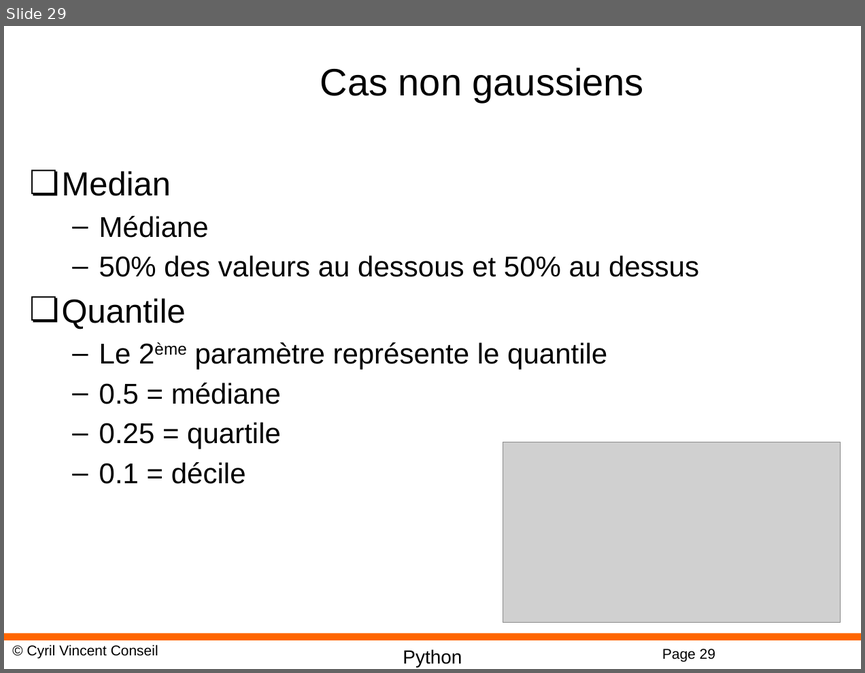
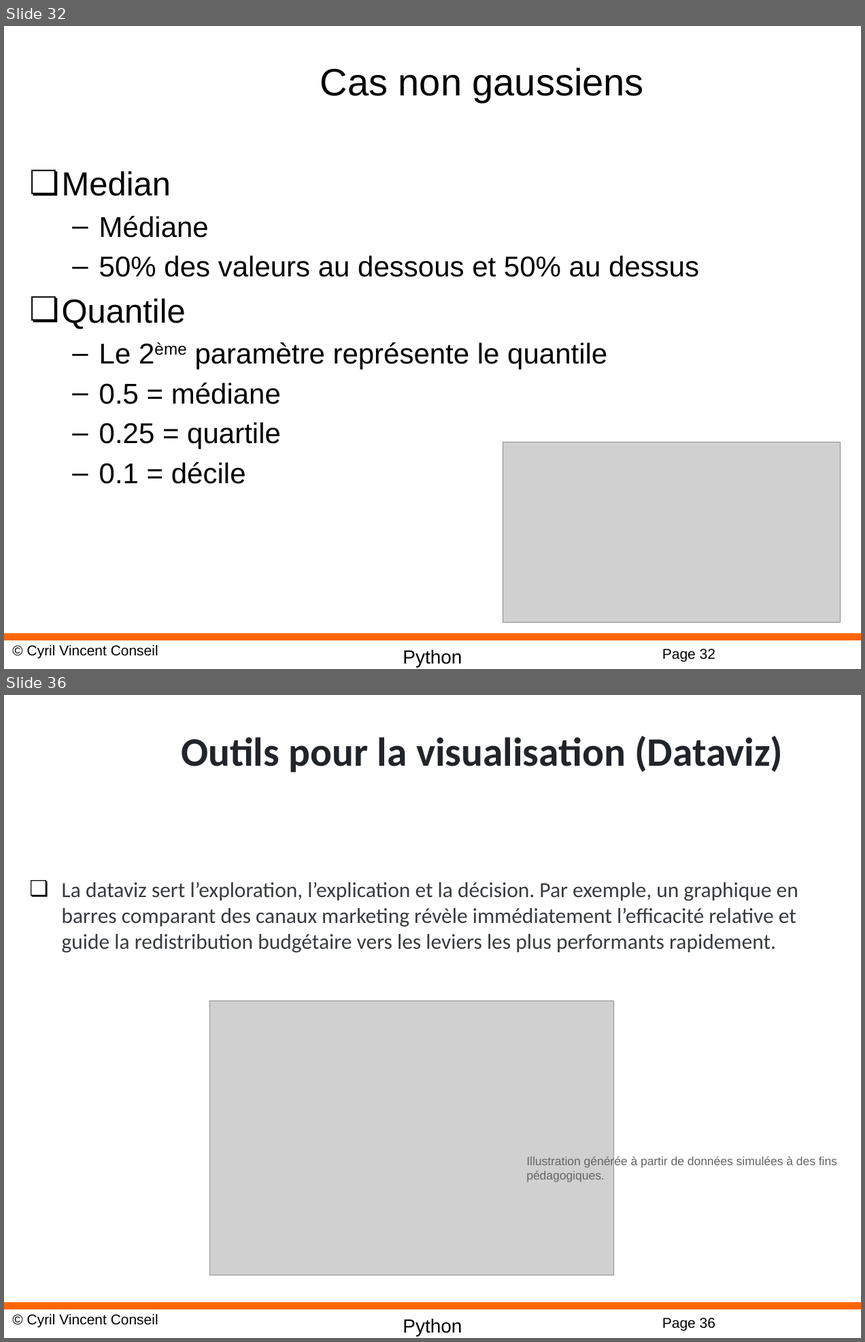
Before and after one commit to cyrilvincent/AI, a slide deck: AI02-DataScience.pptx. Shown one above the other, each under a label of ours: slide 29 before the commit, slides 32 and 36 after it; the slides between them are not shown. The pictures are 865x673 and 865x1342 pixels, drawn with LibreOffice and Linux fonts; fonts in the diff are those of the drawing; grey boxes stand for pictures; background and template pictures are left out. Boxes give left, top, right and bottom in pixels: in the first picture for what was removed or moved away, otherwise in the second. Text is boxed around its words. In the diff, an @@ line names an element or a change of style, - is before the commit and + after.

```diff
--- a/AI02-DataScience.pptx
+++ b/AI02-DataScience.pptx
@@ slide 36 added at [4, 695, 861, 1338], background #FFFFFF; not listed: 4 template elements that a slide beside it also shows @@
@@ title added at [181, 736, 783, 773], 34 pt, text #212529, bold @@
+Outils pour la visualisation (Dataviz)
@@ text added at [62, 882, 798, 953], 18 pt, text #373B3F @@
+❏ La dataviz sert l’exploration, l’explication et la décision. Par exemple, un graphique en barres comparant des canaux marketing révèle immédiatement l’efficacité relative et guide la redistribution budgétaire vers les leviers les plus performants rapidement.
@@ picture added at [209, 1001, 614, 1275] @@
@@ text added at [526, 1156, 837, 1182], 10 pt, text #646464 @@
+Illustration générée à partir de données simulées à des fins pédagogiques.
@@ what was slide 29 is now slide 32 @@
@@ page number at [662, 648, 715, 661]: text changed @@
-Page 29
+Page 32
```
Also in this commit, not shown: 1 slide changed, 15 other slides added, 23 other files.
